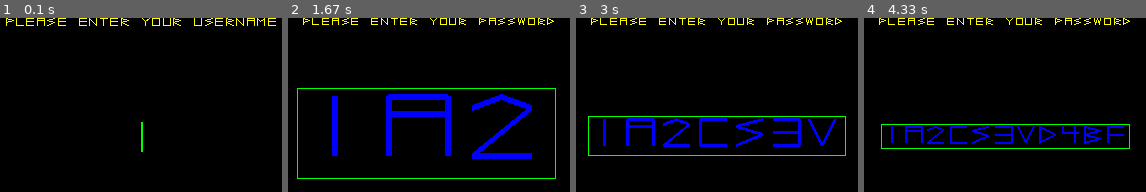
Above: before the commit, frames 1-4 (left to right).
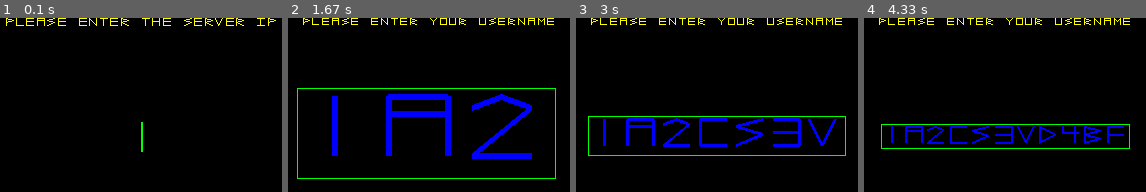
Above: after the commit, the same moments.

Repository: happyboomonster/Tank-Battalion-Online
Game: pygame game, started from Tank Battalion Online.py
The game is run twice, just before and just after one commit, with the same random seed, the same clock (stepped at 60 frames per second) and the same inputs.
Inputs:
- Up to frame 1 (0.1 s): no input
- Up to frame 2 (1.67 s): tap one key every 0.33 s from 0.33 s: Enter 1 A 2
- Up to frame 3 (3 s): tap one key every 0.33 s from 1.67 s: C S 3 V
- Up to frame 4 (4.33 s): tap one key every 0.33 s from 3 s: D 4 B F

The runs differ from the first frame. In frame 1, 0.6% of the frame differs, in the area x 50-98%, y 0-5%; in frame 2, 0.3%; in frame 3, 0.3%; in frame 4, 0.3%.

Commit message:
Minor changes including being able to type in the server IP and port

Diff:
--- a/Tank Battalion Online.py
+++ b/Tank Battalion Online.py
@@ -21,5 +21,5 @@
 import battle_client
 battle_client.init("python/libraries/")
 #this should auto-run the game code
-engine = battle_client.BattleEngine("192.168.50.47",5031)
+engine = battle_client.BattleEngine(None,5031)
 pygame.quit() #exit pygame
--- a/python/libraries/GFX.py
+++ b/python/libraries/GFX.py
@@ -1,4 +1,4 @@
-##"GFX.py" library ---VERSION 0.13---
+##"GFX.py" library ---VERSION 0.14---
 ## - REQUIRES: "font.py" library
 ## - For creating basic graphical effects (usually based on particles) in the same scale as your screen in a game -
 ##Copyright (C) 2022  Lincoln V.
@@ -165,7 +165,7 @@
         self.max_id = 1000 #max of 1000 explosions/fires happening at once
 
         # - Constants -
-        self.TIMEOUT = 2.0 #seconds
+        self.TIMEOUT = 0.15 #seconds...This way fire doesn't lag people's PCs to death...because the only way to update the position for fire is to spawn new fire and wait for the old fire to despawn.
 
         # - Particle list (Format: [ ["explosion/fire",ID#,parameters,start_time], ["explosion/fire",ID#,parameters,start_time]... ] ) -
         self.particle_effects = []
--- a/python/libraries/battle_client.py
+++ b/python/libraries/battle_client.py
@@ -1,4 +1,4 @@
-##"battle_client.py" library ---VERSION 0.27---
+##"battle_client.py" library ---VERSION 0.28---
 ## - Handles battles (main game loops, lobby stuff, and game setup) for CLIENT ONLY -
 ##Copyright (C) 2022  Lincoln V.
 ##
@@ -106,8 +106,21 @@
             # - Start the login script -
             self.login(IP,PORT)
 
-    def login(self,IP,PORT):
-        valid = False
+    def login(self,IP=None,PORT=None):
+        valid = False # - Start by grabbing the server's port and IP address from the client user -
+        while not valid:
+            if(IP != None and PORT != None):
+                valid = True
+            else:
+                if(IP == None): #It's hard to tell whether the IP is a valid one, so I just expect people to type it in right.
+                    IP = menu.get_input(self.screen,"Please enter the server IP")
+                if(PORT == None): #...But I can check whether someone typed in a valid port number...
+                    PORT = menu.get_input(self.screen,"Please enter the server port number")
+                    try:
+                        PORT = int(PORT)
+                    except: #we didn't give a number?
+                        PORT = None #Psyche! Try again...
+        valid = False # - Next we grab login data -
         while not valid:
             login_username_input = menu.get_input(self.screen,"Please enter your username")
             if(login_username_input == None): #player clicked X?
@@ -115,7 +128,7 @@
             login_password_input = menu.get_input(self.screen,"Please enter your password")
             if(login_username_input == None or login_password_input == None): #player clicked X?
                 return None #finish the function; quit the application
-            else:
+            else: #...annnnd see if we can connect.
                 valid = self.connect_server(IP,PORT,login_username_input,login_password_input)
 
     def connect_server(self,IP,PORT,username,password):
--- a/python/libraries/netcode.py
+++ b/python/libraries/netcode.py
@@ -1,4 +1,4 @@
-##"netcode.py" library ---VERSION 0.37---
+##"netcode.py" library ---VERSION 0.38---
 ##Copyright (C) 2022  Lincoln V.
 ##
 ##This program is free software: you can redistribute it and/or modify
@@ -174,6 +174,7 @@
     #   --- IF we can't evaluate the data string as-is, we try to see if there is ANYTHING left in the socket buffer ---
     else: #this occurs if data != None
         if(initial_success == False and not Cs._closed):
+            Cs.settimeout(0.35)
             while len(list(data)) < Nbuffersize and not Cs._closed: #grab some data if we can
                 data_pack = socket_recv(Cs,Nbuffersize - len(list(data)))
                 if(data_pack[1] == 'timeout'): #if we got a timeout error, we ran out of data to retrieve...packet LOST
@@ -198,6 +199,8 @@
     if(Cs._closed):
         errors.append(ERROR_MSGS[SOCK_CLOSE])
         connected = False
+    else:
+        configure_socket(Cs)
     return [data, ping, errors, connected] #return the data this function gathered
 
 # - Clears out all data within a socket connection -
